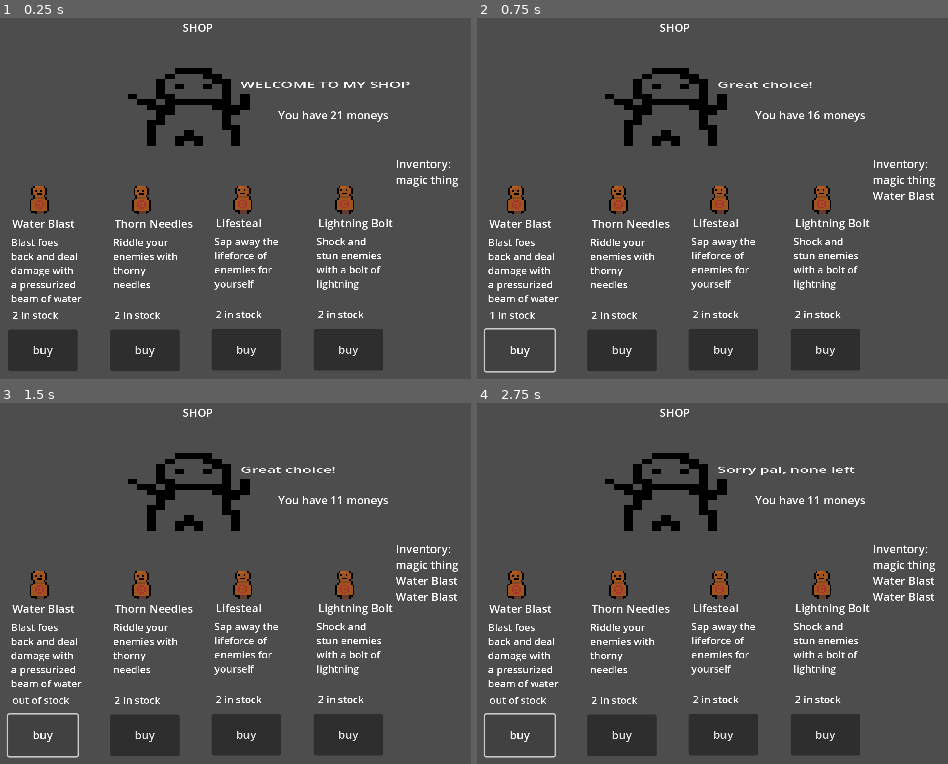
Above: before the commit, frames 1-4 (two rows, left to right).
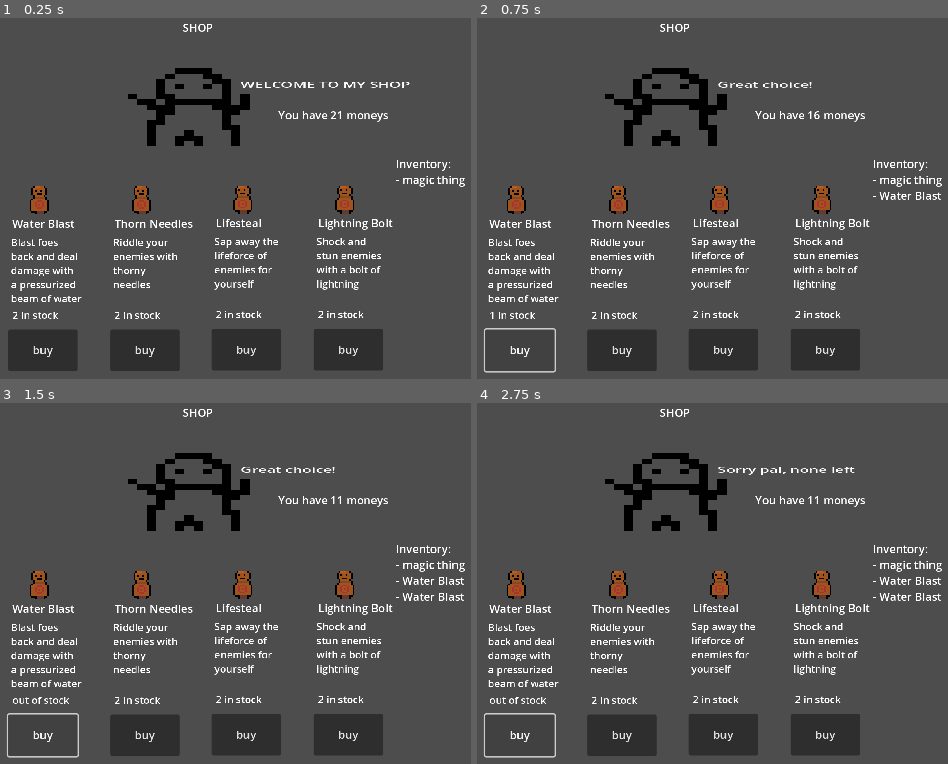
Above: after the commit, the same moments.

Repository: CoderXam/UntitledGameJame104
Game: Godot game, scene res://Scenes/shop/shop_scene.tscn
The game is run twice, just before and just after one commit, with the same random seed, the same clock (stepped at 60 frames per second) and the same inputs.
Inputs:
- Up to frame 1 (0.25 s): no input
- Up to frame 2 (0.75 s): click "buy" at 0.5 s
- Up to frame 3 (1.5 s): click "buy" at 1.25 s
- Up to frame 4 (2.75 s): click "buy" at 2 s

The runs differ from the first frame. In frame 1, 0.2% of the frame differs, in the area x 84-99%, y 43-47%; in frame 2, 0.4%; in frame 3, 0.5%, in the area x 84-99%, y 43-55%; in frame 4, 0.5%.

Commit message:
change Rune class property item_name to rune_name

Diff:
--- a/Scenes/Rune.gd
+++ b/Scenes/Rune.gd
@@ -1,15 +1,15 @@
 class_name Rune extends Node
 
-var item_name := "name"
+var rune_name := "name"
 var description := "description"
 var price := 1
 var shop_chance := 10
 
-func _init(rune_name:String, rune_description:String, rune_price:int, rune_shop_chance:int):
-	item_name = rune_name
+func _init(name:String, rune_description:String, rune_price:int, rune_shop_chance:int):
+	rune_name = name
 	description = rune_description
 	price = rune_price
 	shop_chance = rune_shop_chance
 
 func use():
-	print("used "+item_name)
+	print("used "+rune_name)
--- a/Scenes/shop/shop_scene.gd
+++ b/Scenes/shop/shop_scene.gd
@@ -51,7 +51,7 @@
 				stock[i] = 2 # Set the number of runes in stock for all runes
 
 		#print(str(i+1)+". "+available[i][0])
-		names[i].text = available[i].item_name
+		names[i].text = available[i].rune_name
 		desc[i].text = available[i].description
 		stock_text[i].text = str(stock[i]) +" in stock"
 
@@ -66,7 +66,7 @@
 func refresh_inventory() -> void:
 	inv_list = "Inventory: \n"
 	for i in PlayerData1.inventory:
-		inv_list += i.item_name+"\n"
+		inv_list += "- " + i.rune_name + "\n"
 	$Inventory.text = inv_list
 	pass
 #-----------------------------------------------------------------------------------------------------------
@@ -90,7 +90,7 @@
 			stock_text[0].text = str(stock[0]) +" in stock"
 		else:
 			stock_text[0].text = "out of stock"
-		print("pruchased " + rune.item_name)
+		print("pruchased " + rune.rune_name)
 
 	elif stock[0] == 0: # If out of stock
 		# BUY FAILED
@@ -112,7 +112,7 @@
 			stock_text[1].text = str(stock[1]) +" in stock"
 		else:
 			stock_text[1].text = "out of stock"
-		print("pruchased " + rune.item_name)
+		print("pruchased " + rune.rune_name)
 
 	elif stock[1] == 0: # If out of stock
 		# BUY FAILED
@@ -134,7 +134,7 @@
 			stock_text[2].text = str(stock[2]) +" in stock"
 		else:
 			stock_text[2].text = "out of stock"
-		print("pruchased " + rune.item_name)
+		print("pruchased " + rune.rune_name)
 
 	elif stock[2] == 0: # If out of stock
 		# BUY FAILED
@@ -156,7 +156,7 @@
 			stock_text[3].text = str(stock[3]) +" in stock"
 		else:
 			stock_text[3].text = "out of stock"
-		print("pruchased " + rune.item_name)
+		print("pruchased " + rune.rune_name)
 
 	elif stock[3] == 0: # If out of stock
 		# BUY FAILED
